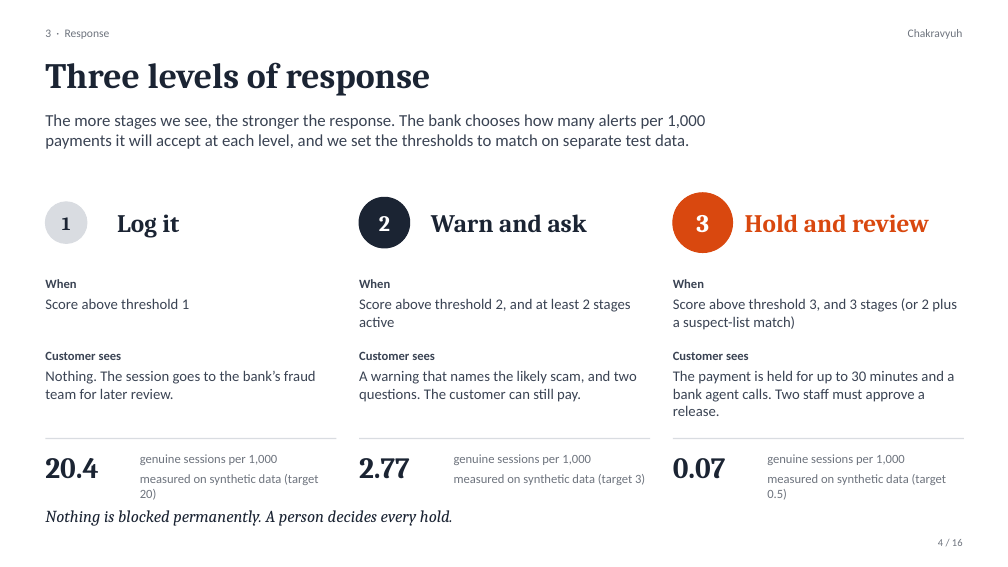
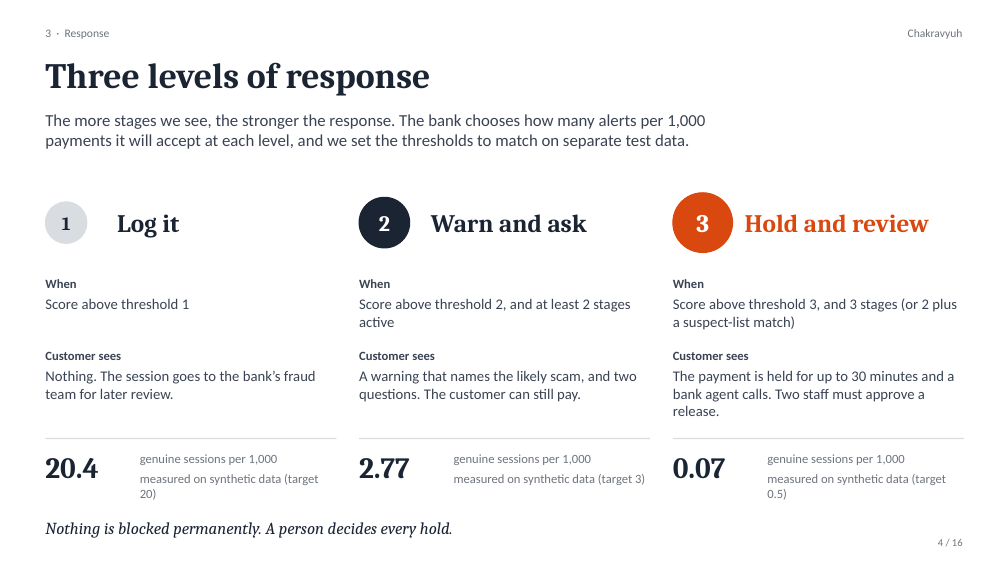
Before and after one commit to MathewsV-Manoj/Amazon-x-IITD, a slide deck: slide 4 of submission/ppt/Chakravyuh_RAKSHAM_Round1.pptx. Drawn at 1008x567 pixels with LibreOffice and Linux fonts; fonts in the diff are those of the drawing. Boxes give left, top, right and bottom in pixels: in the first picture for what was removed or moved away, otherwise in the second. Text is boxed around its words. In the diff, an @@ line names an element or a change of style, - is before the commit and + after.

```diff
--- a/submission/ppt/Chakravyuh_RAKSHAM_Round1.pptx
+++ b/submission/ppt/Chakravyuh_RAKSHAM_Round1.pptx
@@ text "Nothing is blocked permanently. A ...": place and size @@
-text "Nothing is blocked permanently. A ..." at box(45, 510, 453, 526)
+text "Nothing is blocked permanently. A ..." at box(45, 522, 453, 538)
```
Also in this commit, not shown: 8 other slides changed, 4 slides added, 4 slides removed, 7 other files.
